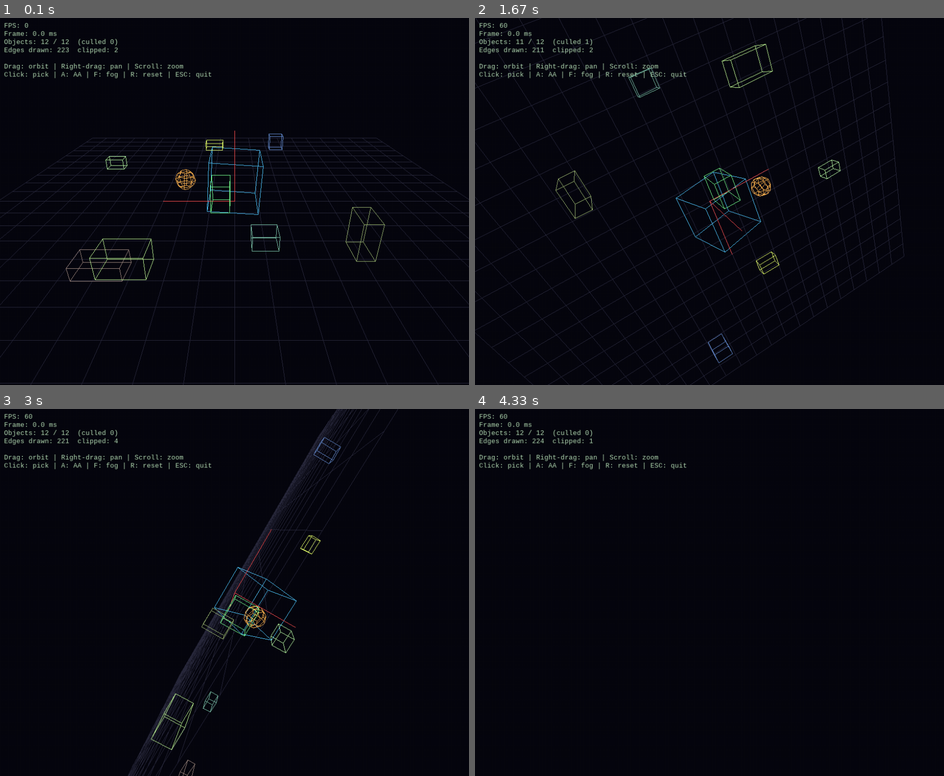
Above: before the commit, frames 1-4 (two rows, left to right).
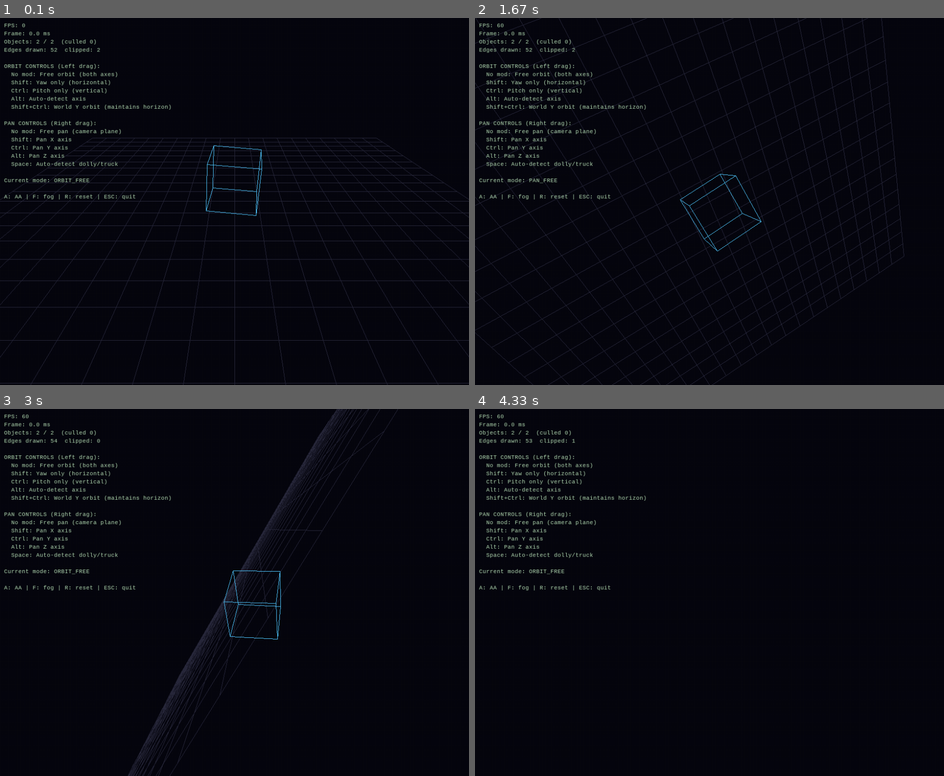
Above: after the commit, the same moments.

Repository: TheBarret/PyGame3D
Game: pygame game, started from app.py
Same seed, same stepped clock (60 frames per second), same inputs: the game is played once before the commit and once after it.
Inputs (mouse positions are in pixels of both pictures, inside the frame that each line leads up to):
- Up to frame 1 (0.1 s): no input
- Up to frame 2 (1.67 s): press the mouse at (596, 205) at 0.37 s; move the mouse to (676, 245) at 0.47 s; release the mouse at (756, 282) at 0.6 s; tap Space at 0.67 s; press the mouse at (596, 205) at 1.03 s; move the mouse to (620, 164) at 1.13 s; release the mouse at (643, 124) at 1.27 s; right-click (859, 98) at 1.38 s
- Up to frame 3 (3 s): click (220, 588) at 1.72 s; press the mouse at (220, 588) at 2.03 s; move the mouse to (145, 541) at 2.13 s; release the mouse at (70, 493) at 2.27 s; hold Shift 2.33-2.8 s; click (84, 511) at 2.42 s; hold Alt from 2.83 s (still down); click (281, 607) at 2.92 s
- Up to frame 4 (4.33 s): release Alt at 3.3 s; press the mouse at (695, 588) at 3.37 s; move the mouse to (775, 625) at 3.47 s; release the mouse at (854, 662) at 3.6 s; press the mouse at (695, 588) at 3.7 s; move the mouse to (779, 603) at 3.8 s; release the mouse at (868, 618) at 3.93 s; tap F at 4.07 s; click (789, 541) at 4.08 s; tap A at 4.15 s

The runs differ from the first frame. In frame 1, 3.6% of the frame differs, in the area x 0-83%, y 1-72%; in frame 2, 3.5%; in frame 3, 3.4%; in frame 4, 2.2%.

Commit message:
Add files via upload
Added more control to the camera, PAN and ORBIT have selection between axis using short-cuts.

Diff:
--- a/app.py
+++ b/app.py
@@ -2,12 +2,13 @@
 import sys
 import pygame
 import numpy as np
+import random
 
 from scene import Scene
 from camera import Camera
 from renderer import WireframeRenderer
 from wireframe_object import WireframeObject
-
+from input_handler import CameraInputHandler
 # ---------------------------------------------------------------------------
 # Build scene content
 # ---------------------------------------------------------------------------
@@ -28,47 +29,48 @@
     scene.add(cube)
 
     # Satellite sphere — parented to cube
-    satellite = WireframeObject.from_sphere_approx(
-        radius=0.4, lat_lines=6, lon_lines=8, name="Satellite"
-    )
-    satellite.color = (255, 180, 80)
-    satellite.set_parent(cube)
-    satellite.transform.position = (2, 0, 0)   # 2 units right of cube centre
-    scene.add(satellite)
+    #satellite = WireframeObject.from_sphere_approx(
+    #    radius=0.4, lat_lines=6, lon_lines=8, name="Satellite"
+    #)
+    #satellite.color = (255, 180, 80)
+    #satellite.set_parent(cube)
+    #satellite.transform.position = (2, 0, 0)   # 2 units right of cube centre
+    #scene.add(satellite)
 
     # Three axis gizmos at origin
-    axes = WireframeObject.from_axes(length=3, name="WorldAxes")
-    axes.color    = (255, 80, 80)    # all red in this simple demo
-    axes.pickable = False
-    scene.add(axes)
+    #axes = WireframeObject.from_axes(length=3, name="WorldAxes")
+    #axes.color    = (255, 80, 80)    # all red in this simple demo
+    #axes.pickable = False
+    #scene.add(axes)
 
     # A few scattered boxes
-    import random; random.seed(42)
-    for i in range(8):
-        box = WireframeObject.from_box(
-            random.uniform(0.3, 1.5),
-            random.uniform(0.3, 1.5),
-            random.uniform(0.3, 1.5),
-            name=f"Box_{i}",
-        )
-        box.color = (
-            random.randint(100, 255),
-            random.randint(100, 255),
-            random.randint(100, 255),
-        )
-        box.transform.position = (
-            random.uniform(-8, 8),
-            random.uniform(0.2, 2.0),
-            random.uniform(-8, 8),
-        )
-        scene.add(box)
+    #random.seed(42)
+    #for i in range(8):
+    #    box = WireframeObject.from_box(
+    #        random.uniform(0.3, 1.5),
+    #        random.uniform(0.3, 1.5),
+    #        random.uniform(0.3, 1.5),
+    #        name=f"Box_{i}",
+    #    )
+    #    box.color = (
+    #        random.randint(100, 255),
+    #        random.randint(100, 255),
+    #        random.randint(100, 255),
+    #    )
+    #    box.transform.position = (
+    #        random.uniform(-8, 8),
+    #        random.uniform(0.2, 2.0),
+    #        random.uniform(-8, 8),
+    #    )
+    #    scene.add(box)
 
 
 # ---------------------------------------------------------------------------
 # HUD helper
 # ---------------------------------------------------------------------------
 
-def draw_hud(surface: pygame.Surface, scene: Scene, font: pygame.font.Font, clock: pygame.time.Clock) -> None:
+def draw_hud(surface: pygame.Surface, scene: Scene, font: pygame.font.Font,
+             clock: pygame.time.Clock, input_handler: CameraInputHandler) -> None:
     stats = scene.stats
     lines = [
         f"FPS: {clock.get_fps():.0f}",
@@ -77,8 +79,23 @@
         f"(culled {stats['objects_culled']})",
         f"Edges drawn: {stats['edges_drawn']}  clipped: {stats['edges_clipped']}",
         "",
-        "Drag: orbit | Right-drag: pan | Scroll: zoom",
-        "Click: pick | A: AA | F: fog | R: reset | ESC: quit",
+        "ORBIT CONTROLS (Left drag):",
+        "  No mod: Free orbit (both axes)",
+        "  Shift: Yaw only (horizontal)",
+        "  Ctrl: Pitch only (vertical)",
+        "  Alt: Auto-detect axis",
+        "  Shift+Ctrl: World Y orbit (maintains horizon)",
+        "",
+        "PAN CONTROLS (Right drag):",
+        "  No mod: Free pan (camera plane)",
+        "  Shift: Pan X axis",
+        "  Ctrl: Pan Y axis",
+        "  Alt: Pan Z axis",
+        "  Space: Auto-detect dolly/truck",
+        "",
+        f"Current mode: {input_handler.current_mode.name}",
+        "",
+        "A: AA | F: fog | R: reset | ESC: quit",
     ]
     y = 8
     for line in lines:
@@ -87,24 +104,20 @@
         y += 16
 
 
-# ---------------------------------------------------------------------------
-# Main loop
-# ---------------------------------------------------------------------------
-
 def main() -> None:
     pygame.init()
     WIDTH, HEIGHT = 920, 720
     screen = pygame.display.set_mode((WIDTH, HEIGHT), pygame.RESIZABLE)
     pygame.display.set_caption("pygame3d wireframe demo")
     clock  = pygame.time.Clock()
-    font   = pygame.font.SysFont("monospace", 13)
+    font   = pygame.font.SysFont("monospace", 11)  # Slightly smaller font for more info
 
     # ---- Camera setup ----
     cam = Camera(fov_y=60, aspect=WIDTH / HEIGHT, near=0.1, far=500)
     cam.position = (0, 6, -12)
     cam.look_at((0, 0, 0))
 
-    # ---- Renderer (inject custom settings) ----
+    # ---- Renderer ----
     renderer = WireframeRenderer(
         screen_width  = WIDTH,
         screen_height = HEIGHT,
@@ -116,16 +129,23 @@
     scene = Scene(camera=cam, renderer=renderer, background_color=(8, 8, 16))
     build_scene(scene)
 
+    # ---- Input Handler ----
+    input_handler = CameraInputHandler(
+        orbit_sensitivity=0.4,
+        pan_sensitivity=0.02,
+        dolly_sensitivity=0.03,
+        zoom_sensitivity=0.5,
+    )
+
     # ---- State ----
     mouse_down_left  = False
     mouse_down_right = False
-    last_mouse       = (0, 0)
-    cube_angle       = 0.0   # for animating the central cube
+    cube_angle       = 0.0
     fog_enabled      = False
 
     running = True
     while running:
-        dt = clock.tick(60) / 1000.0   # seconds
+        dt = clock.tick(60) / 1000.0
 
         # -- Events --
         for event in pygame.event.get():
@@ -146,11 +166,19 @@
                     renderer.fog_near  = 0.6
                     renderer.fog_far   = 0.98
 
+                # Pass key events to input handler
+                input_handler.handle_event(event)
+
+            elif event.type == pygame.KEYUP:
+                input_handler.handle_event(event)
+
             elif event.type == pygame.VIDEORESIZE:
                 WIDTH, HEIGHT = event.w, event.h
                 scene.on_resize(WIDTH, HEIGHT)
 
             elif event.type == pygame.MOUSEBUTTONDOWN:
+                input_handler.handle_event(event)
+
                 if event.button == 1:
                     mouse_down_left = True
                     # Picking
@@ -162,36 +190,36 @@
                         print("Picked: nothing")
                 elif event.button == 3:
                     mouse_down_right = True
-                last_mouse = event.pos
 
             elif event.type == pygame.MOUSEBUTTONUP:
-                if event.button == 1: mouse_down_left  = False
-                if event.button == 3: mouse_down_right = False
+                input_handler.handle_event(event)
+                if event.button == 1:
+                    mouse_down_left = False
+                if event.button == 3:
+                    mouse_down_right = False
 
             elif event.type == pygame.MOUSEMOTION:
-                mx, my = event.pos
-                dx = mx - last_mouse[0]
-                dy = my - last_mouse[1]
-                if mouse_down_left:
-                    cam.orbit(dx * 0.4, dy * 0.4)
-                if mouse_down_right:
-                    cam.pan(-dx * 0.02, dy * 0.02)
-                last_mouse = event.pos
+                input_handler.handle_event(event)
+
+                # Get camera movement from input handler
+                delta = input_handler.get_camera_delta(cam, event.pos)
+                if delta:
+                    input_handler.apply_to_camera(cam, delta)
+
+                input_handler.mouse_down_pos = event.pos  # Update for continuous drag
 
             elif event.type == pygame.MOUSEWHEEL:
-                cam.zoom(event.y * 0.5)
-
-        # -- Animate: rotate the central cube (and drag the satellite with it) --
-        cube_angle += 45 * dt   # 45 deg/sec
+                input_handler.handle_wheel(event, cam)
+
+        # -- Animate: rotate the central cube --
+        cube_angle += 45 * dt
         cube = scene.get("CentralCube")
         if cube:
-            # In a real project this calls euler_to_quaternion from math_core;
-            # here we show the API shape.
-            cube.transform.set_euler_degrees(0, cube_angle, 0)
+            cube.transform.set_euler_degrees(-cube_angle, cube_angle, -cube_angle)
 
         # -- Render --
         scene.render(screen)
-        draw_hud(screen, scene, font, clock)
+        draw_hud(screen, scene, font, clock, input_handler)
         pygame.display.flip()
 
     pygame.quit()
--- /dev/null
+++ b/input_handler.py
@@ -0,0 +1,323 @@
+from enum import Enum, auto
+from typing import Optional, Tuple
+import pygame
+import numpy as np
+
+class InputMode(Enum):
+    """Different interaction modes for camera control."""
+    ORBIT_FREE = auto()      # Free orbit (both axes)
+    ORBIT_YAW = auto()       # Orbit constrained to yaw (horizontal)
+    ORBIT_PITCH = auto()     # Orbit constrained to pitch (vertical)
+    PAN_FREE = auto()        # Free pan in camera plane
+    PAN_X = auto()           # Pan locked to world X axis
+    PAN_Y = auto()           # Pan locked to world Y axis
+    PAN_Z = auto()           # Pan locked to world Z axis
+    DOLLY = auto()           # Dolly (move in/out)
+    TRUCK = auto()           # Truck (move left/right)
+    PEDESTAL = auto()        # Pedestal (move up/down)
+
+
+class CameraInputHandler:
+    """
+    Handles camera input with modifier keys for precise axis control.
+
+    Default behavior:
+    - Left drag: Free orbit (both axes)
+    - Right drag: Free pan (in camera plane)
+
+    With modifiers for ORBIT (Left drag):
+    - Shift + Left: Yaw only (horizontal orbit)
+    - Ctrl + Left: Pitch only (vertical orbit)
+    - Alt + Left: Auto-detect based on drag direction
+    - Shift+Ctrl + Left: Orbit around world Y axis (maintains horizon)
+
+    With modifiers for PAN (Right drag):
+    - Shift + Right: Pan along world X axis
+    - Ctrl + Right: Pan along world Y axis
+    - Alt + Right: Pan along world Z axis
+    - Space + Right: Auto-detect dolly vs truck
+
+    Configurable sensitivity for each action.
+    """
+
+    def __init__(
+        self,
+        orbit_sensitivity: float = 0.4,
+        pan_sensitivity: float = 0.02,
+        dolly_sensitivity: float = 0.03,
+        zoom_sensitivity: float = 0.5,
+        axis_lock_threshold: float = 0.7,  # Ratio for automatic axis selection
+        invert_pitch: bool = False,         # Invert vertical orbit
+        invert_pan_y: bool = False,         # Invert vertical pan
+    ):
+        self.orbit_sensitivity = orbit_sensitivity
+        self.pan_sensitivity = pan_sensitivity
+        self.dolly_sensitivity = dolly_sensitivity
+        self.zoom_sensitivity = zoom_sensitivity
+        self.axis_lock_threshold = axis_lock_threshold
+        self.invert_pitch = invert_pitch
+        self.invert_pan_y = invert_pan_y
+
+        # State
+        self.mouse_pos = (0, 0)
+        self.mouse_down_pos = (0, 0)
+        self.mouse_down_time = 0
+        self.drag_started = False
+        self.current_mode = InputMode.ORBIT_FREE
+        self.modifiers = set()
+        self.last_delta = (0, 0)
+
+    def handle_event(self, event: pygame.event.Event) -> bool:
+        """
+        Process input event. Returns True if event was handled.
+        """
+        if event.type == pygame.KEYDOWN:
+            self._update_modifiers(event.key, pressed=True)
+            return True
+        elif event.type == pygame.KEYUP:
+            self._update_modifiers(event.key, pressed=False)
+            return True
+        elif event.type == pygame.MOUSEBUTTONDOWN:
+            self.mouse_down_pos = event.pos
+            self.mouse_down_time = pygame.time.get_ticks()
+            self.drag_started = True
+            self._determine_mode(event)
+            return True
+        elif event.type == pygame.MOUSEBUTTONUP:
+            self.drag_started = False
+            self.last_delta = (0, 0)
+            return True
+        elif event.type == pygame.MOUSEMOTION:
+            self.mouse_pos = event.pos
+            return True
+        elif event.type == pygame.MOUSEWHEEL:
+            return True
+        return False
+
+    def _update_modifiers(self, key: int, pressed: bool) -> None:
+        """Track modifier key states."""
+        modifiers_map = {
+            pygame.K_LSHIFT: 'shift',
+            pygame.K_RSHIFT: 'shift',
+            pygame.K_LCTRL: 'ctrl',
+            pygame.K_RCTRL: 'ctrl',
+            pygame.K_LALT: 'alt',
+            pygame.K_RALT: 'alt',
+            pygame.K_SPACE: 'space',
+        }
+        if key in modifiers_map:
+            mod = modifiers_map[key]
+            if pressed:
+                self.modifiers.add(mod)
+            else:
+                self.modifiers.discard(mod)
+
+    def _determine_mode(self, event: pygame.event.Event) -> None:
+        """Determine input mode based on mouse button and modifiers."""
+        mods = self.modifiers
+
+        if event.button == 1:  # Left button - ORBIT modes
+            if 'shift' in mods and 'ctrl' in mods:
+                # Shift+Ctrl = World Y axis orbit (maintains horizon)
+                self.current_mode = InputMode.ORBIT_YAW  # Will treat specially
+                self._world_y_orbit = True
+            elif 'shift' in mods:
+                self.current_mode = InputMode.ORBIT_YAW
+                self._world_y_orbit = False
+            elif 'ctrl' in mods:
+                self.current_mode = InputMode.ORBIT_PITCH
+            elif 'alt' in mods:
+                self.current_mode = InputMode.ORBIT_FREE
+                self._auto_orbit_axis = True  # Will determine based on drag
+            else:
+                self.current_mode = InputMode.ORBIT_FREE
+                self._auto_orbit_axis = False
+
+        elif event.button == 3:  # Right button - PAN/DOLLY modes
+            if 'shift' in mods:
+                self.current_mode = InputMode.PAN_X
+            elif 'ctrl' in mods:
+                self.current_mode = InputMode.PAN_Y
+            elif 'alt' in mods:
+                self.current_mode = InputMode.PAN_Z
+            elif 'space' in mods:
+                self.current_mode = InputMode.DOLLY  # Will determine dolly vs truck
+            else:
+                self.current_mode = InputMode.PAN_FREE
+
+    def get_camera_delta(self, camera, current_pos: Tuple[int, int]) -> dict:
+        """
+        Calculate camera movement based on current mode and drag delta.
+        Returns a dict with movement parameters.
+        """
+        if not self.drag_started:
+            return {}
+
+        dx = current_pos[0] - self.mouse_down_pos[0]
+        dy = current_pos[1] - self.mouse_down_pos[1]
+
+        # If no movement, return empty
+        if abs(dx) < 1 and abs(dy) < 1:
+            return {}
+
+        # Apply inversion settings
+        orbit_yaw = dx * self.orbit_sensitivity
+        orbit_pitch = dy * self.orbit_sensitivity
+        if self.invert_pitch:
+            orbit_pitch = -orbit_pitch
+
+        result = {}
+
+        # ---- ORBIT MODES ----
+        if self.current_mode in [InputMode.ORBIT_FREE, InputMode.ORBIT_YAW, InputMode.ORBIT_PITCH]:
+
+            # Auto-detect axis based on drag direction (Alt modifier)
+            if hasattr(self, '_auto_orbit_axis') and self._auto_orbit_axis:
+                if abs(dx) > abs(dy) * self.axis_lock_threshold:
+                    # Horizontal drag = yaw only
+                    result['orbit'] = {
+                        'yaw': orbit_yaw,
+                        'pitch': 0
+                    }
+                elif abs(dy) > abs(dx) * self.axis_lock_threshold:
+                    # Vertical drag = pitch only
+                    result['orbit'] = {
+                        'yaw': 0,
+                        'pitch': orbit_pitch
+                    }
+                else:
+                    # Diagonal = free orbit
+                    result['orbit'] = {
+                        'yaw': orbit_yaw,
+                        'pitch': orbit_pitch
+                    }
+
+            # World Y-axis orbit (Shift+Ctrl) - maintains horizon
+            elif hasattr(self, '_world_y_orbit') and self._world_y_orbit:
+                # Get camera's current right vector to orbit around world Y
+                import numpy as np
+                from math_core import quaternion_rotate_vector
+
+                # Calculate orbit around world Y axis
+                q_yaw = self._quaternion_from_axis_angle((0, 1, 0), np.radians(orbit_yaw))
+
+                # Get current position relative to look target (assuming look_at target is (0,0,0))
+                # You might need to store the orbit target separately
+                target = np.array([0, 0, 0], dtype=np.float32)
+                pos = camera.position - target
+
+                # Rotate position around world Y
+                new_pos = quaternion_rotate_vector(q_yaw, pos)
+                camera.position = new_pos + target
+
+                # Update rotation to keep looking at target
+                camera.look_at(target)
+                return {}  # Return early since we handled specially
+
+            # Standard constrained orbit
+            elif self.current_mode == InputMode.ORBIT_YAW:
+                result['orbit'] = {
+                    'yaw': orbit_yaw,
+                    'pitch': 0
+                }
+            elif self.current_mode == InputMode.ORBIT_PITCH:
+                result['orbit'] = {
+                    'yaw': 0,
+                    'pitch': orbit_pitch
+                }
+            else:  # ORBIT_FREE
+                result['orbit'] = {
+                    'yaw': orbit_yaw,
+                    'pitch': orbit_pitch
+                }
+
+        # ---- PAN MODES ----
+        elif self.current_mode == InputMode.PAN_FREE:
+            # Free pan in camera plane
+            pan_right = -dx * self.pan_sensitivity
+            pan_up = dy * self.pan_sensitivity
+            if self.invert_pan_y:
+                pan_up = -pan_up
+
+            result['pan'] = {
+                'right': pan_right,
+                'up': pan_up
+            }
+
+        elif self.current_mode == InputMode.PAN_X:
+            # Pan locked to world X axis
+            result['pan_axis'] = {
+                'axis': (1.0, 0.0, 0.0),
+                'amount': -dx * self.pan_sensitivity * 10
+            }
+
+        elif self.current_mode == InputMode.PAN_Y:
+            # Pan locked to world Y axis
+            amount = dy * self.pan_sensitivity * 10
+            if self.invert_pan_y:
+                amount = -amount
+            result['pan_axis'] = {
+                'axis': (0.0, 1.0, 0.0),
+                'amount': amount
+            }
+
+        elif self.current_mode == InputMode.PAN_Z:
+            # Pan locked to world Z axis
+            result['pan_axis'] = {
+                'axis': (0.0, 0.0, 1.0),
+                'amount': dy * self.pan_sensitivity * 10
+            }
+
+        elif self.current_mode == InputMode.DOLLY:
+            # Determine if we're doing dolly (in/out) or truck (left/right)
+            if abs(dx) > abs(dy) * self.axis_lock_threshold:
+                # Horizontal drag = truck (left/right)
+                result['pan_axis'] = {
+                    'axis': (1.0, 0.0, 0.0),  # X axis
+                    'amount': -dx * self.dolly_sensitivity * 10
+                }
+            else:
+                # Vertical drag = dolly (in/out)
+                result['zoom'] = -dy * self.zoom_sensitivity
+
+        return result
+
+    def _quaternion_from_axis_angle(self, axis, angle_rad):
+        """Helper to create quaternion from axis-angle."""
+        import numpy as np
+        axis = np.asarray(axis, dtype=np.float32)
+        n = np.linalg.norm(axis)
+        if n < 1e-8:
+            return np.array([1, 0, 0, 0], dtype=np.float32)
+        axis /= n
+        h = angle_rad * 0.5
+        return np.array([np.cos(h), axis[0]*np.sin(h), axis[1]*np.sin(h), axis[2]*np.sin(h)], dtype=np.float32)
+
+    def apply_to_camera(self, camera, delta: dict) -> None:
+        """Apply the calculated movement to the camera."""
+        if 'orbit' in delta:
+            camera.orbit(
+                delta['orbit']['yaw'],
+                delta['orbit']['pitch']
+            )
+
+        if 'pan' in delta:
+            camera.pan(
+                delta['pan']['right'],
+                delta['pan']['up']
+            )
+
+        if 'pan_axis' in delta:
+            # Apply translation along a specific world axis
+            import numpy as np
+            axis = np.array(delta['pan_axis']['axis'], dtype=np.float32)
+            amount = delta['pan_axis']['amount']
+            camera.position = camera.position + axis * amount
+
+        if 'zoom' in delta:
+            camera.zoom(delta['zoom'])
+
+    def handle_wheel(self, event: pygame.event.Event, camera) -> None:
+        """Handle mouse wheel for zoom."""
+        if event.y != 0:
+            camera.zoom(event.y * self.zoom_sensitivity)
